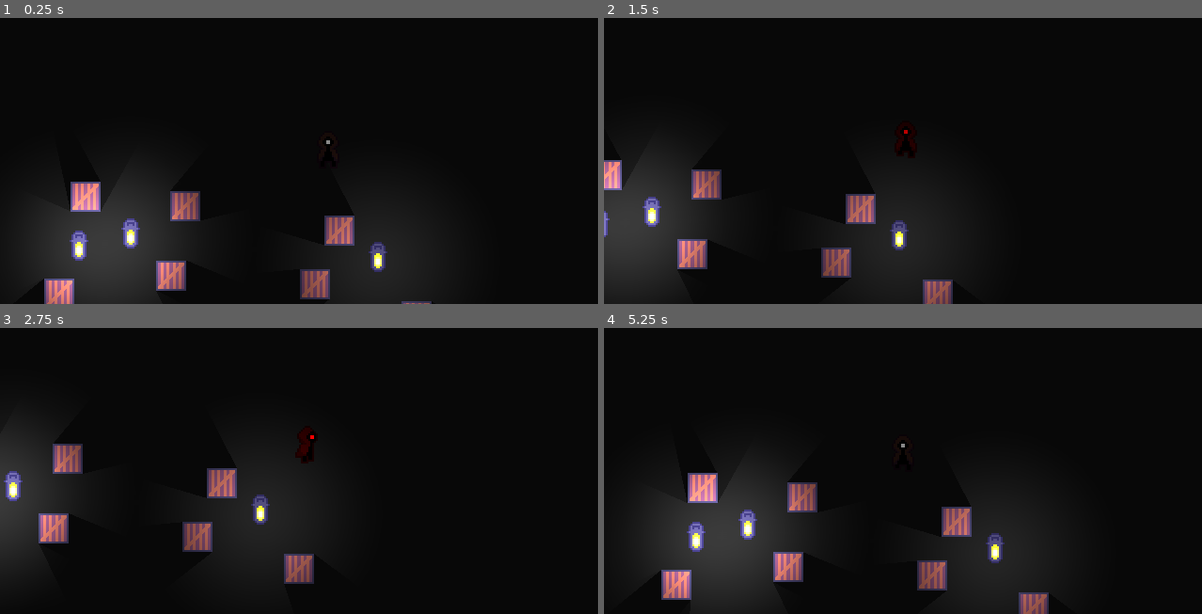
Above: before the commit, frames 1-4 (two rows, left to right).
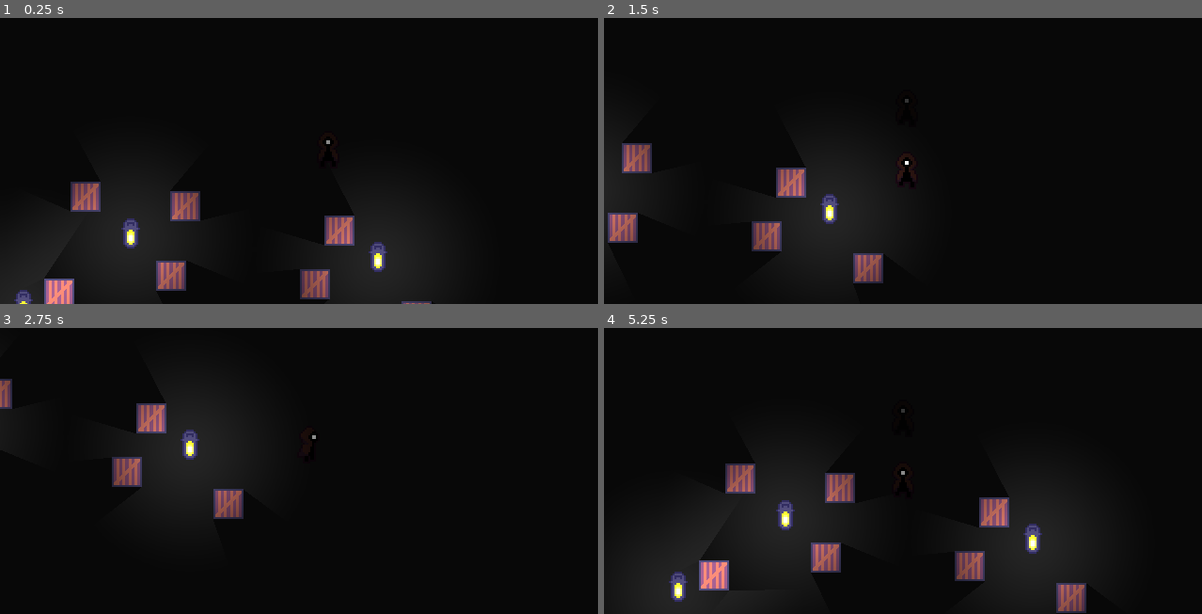
Above: after the commit, the same moments.

Repository: Pokehunter88/Snuffwick
Game: Godot game, scene res://Scenes/test_scene.tscn
Two runs of this game, one before a commit and one after it. Both use one fixed random seed, a clock stepped at 60 frames per second and the inputs below.
Inputs:
- Up to frame 1 (0.25 s): no input
- Up to frame 2 (1.5 s): hold D (move_right) 0.53-1.28 s; tap Shift (dash, bound only after the commit) at 0.6, 1.35 s; hold S (move_down) from 1.28 s (still down)
- Up to frame 3 (2.75 s): release S (move_down) at 2.03 s; hold D (move_right) from 2.03 s (still down); tap Shift (dash, bound only after the commit) at 2.1 s
- Up to frame 4 (5.25 s): release D (move_right) at 2.78 s; hold W (move_up) 2.78-3.53 s; tap Shift (dash, bound only after the commit) every 0.75 s from 2.85 to 5.1 s; hold A (move_left) 3.53-5.03 s; hold S (move_down) from 5.03 s (still down)

The runs differ from the first frame. In frame 1, 2.8% of the frame differs, in the area x 2-31%, y 57-100%; in frame 2, 11%, in the area x 0-59%, y 28-100%; in frame 3, 9.9%; in frame 4, 10%.

Commit message:
added player dash

Diff:
--- a/Scenes/test_scene.tscn
+++ b/Scenes/test_scene.tscn
@@ -322,7 +322,7 @@
 mesh = SubResource("QuadMesh_hss5h")
 
 [node name="Player" parent="." unique_id=1043669616 instance=ExtResource("1_g7g4h")]
-z_index = 1
+z_index = 2
 position = Vector2(248, 133)
 
 [node name="Camera2D" type="Camera2D" parent="." unique_id=868219299 node_paths=PackedStringArray("player")]
@@ -358,4 +358,4 @@
 position = Vector2(301, 247)
 
 [node name="Lantern3" parent="." unique_id=634575434 instance=ExtResource("6_3qnke")]
-position = Vector2(-17, 235)
+position = Vector2(-76, 298)
--- a/project.godot
+++ b/project.godot
@@ -63,6 +63,11 @@
 , Object(InputEventKey,"resource_local_to_scene":false,"resource_name":"","device":-1,"window_id":0,"alt_pressed":false …(183 unchanged characters)…
 ]
 }
+dash={
+"deadzone": 0.2,
+"events": [Object(InputEventKey,"resource_local_to_scene":false,"resource_name":"","device":-1,"window_id":0,"alt_pressed":false,"shift_pressed":false,"ctrl_pressed":false,"meta_pressed":false,"pressed":false,"keycode":0,"physical_keycode":4194325,"key_label":0,"unicode":0,"location":0,"echo":false,"script":null)
+]
+}
 
 [physics]
 
--- a/scripts/player.gd
+++ b/scripts/player.gd
@@ -11,7 +11,20 @@
 @export var in_light_speed: float = 60.0
 @export var deaccelertion: float = 1500.0
 
+@export var dash_length: float = 0.15
+@export var dash_cooldown_length: float = 0.2
+@export var dash_speed: float = 500.0
+@export var after_image_fade_speed: float = 1.0
+
 @onready var speed: float = in_dark_speed
+
+var dash_time: float = 0.0
+var dash_cooldown_time: float = 0.0
+var dash_direction := Vector2.ZERO
+
+var in_light := false
+
+var old_move_dir := Vector2.ZERO
 
 func _ready() -> void:
 	player_sprite.play("down_idle")
@@ -30,9 +43,47 @@
 		velocity.x = move_toward(velocity.x, 0, delta * deaccelertion)
 		velocity.y = move_toward(velocity.y, 0, delta * deaccelertion)
 
+	if Input.is_action_just_pressed("dash") and !light_manager.in_light and dash_time <= 0 and dash_cooldown_time <= 0:
+		dash_time = dash_length
+		if move_dir != Vector2.ZERO:
+			dash_direction = move_dir.normalized()
+		else:
+			dash_direction = old_move_dir.normalized()
+		var after_image = Sprite2D.new()
+
+		after_image.texture = player_sprite.sprite_frames.get_frame_texture(player_sprite.animation, player_sprite.frame)
+
+		after_image.transform = player_sprite.transform
+		after_image.global_position = global_position
+		after_image.self_modulate = Color(0.5, 0.5, 0.5, 1.0)
+
+		var tween = create_tween()
+		tween.tween_property(after_image, "modulate:a", 0.0, 0.5)
+
+		tween.tween_callback(after_image.queue_free)
+
+		get_tree().current_scene.add_child(after_image)
+
+	if dash_time > 0:
+		velocity = dash_direction * dash_speed
+		dash_time -= delta
+		if dash_time <= 0:
+			if light_manager.in_light:
+				_on_light_manager_player_in_light()
+			else:
+				_on_light_manager_player_in_dark()
+			velocity = speed * move_dir.normalized()
+			dash_cooldown_time = dash_cooldown_length
+
+	if dash_cooldown_time > 0:
+		dash_cooldown_time -= delta
+
 	move_and_slide()
 
 	_turn_animation(false)
+
+	if move_dir != Vector2.ZERO:
+		old_move_dir = move_dir
 
 func _turn_animation(turn: bool):
 	if velocity != Vector2.ZERO:
@@ -69,12 +120,16 @@
 		_turn_animation(true)
 
 func _on_light_manager_player_in_light() -> void:
-	$PlayerSprite.self_modulate = Color(1, 0, 0)
-	speed = in_light_speed
+	if dash_time <= 0 and !in_light:
+		in_light = true
+		$PlayerSprite.self_modulate = Color(1, 0, 0)
+		speed = in_light_speed
 
 func _on_light_manager_player_in_dark() -> void:
-	$PlayerSprite.self_modulate = Color(1, 1, 1)
-	speed = in_dark_speed
+	if dash_time <= 0 and in_light:
+		in_light = false
+		$PlayerSprite.self_modulate = Color(1, 1, 1)
+		speed = in_dark_speed
 
 #func _on_hitbox_body_entered(body: Node2D) -> void:
 	#if body is Enemy:
